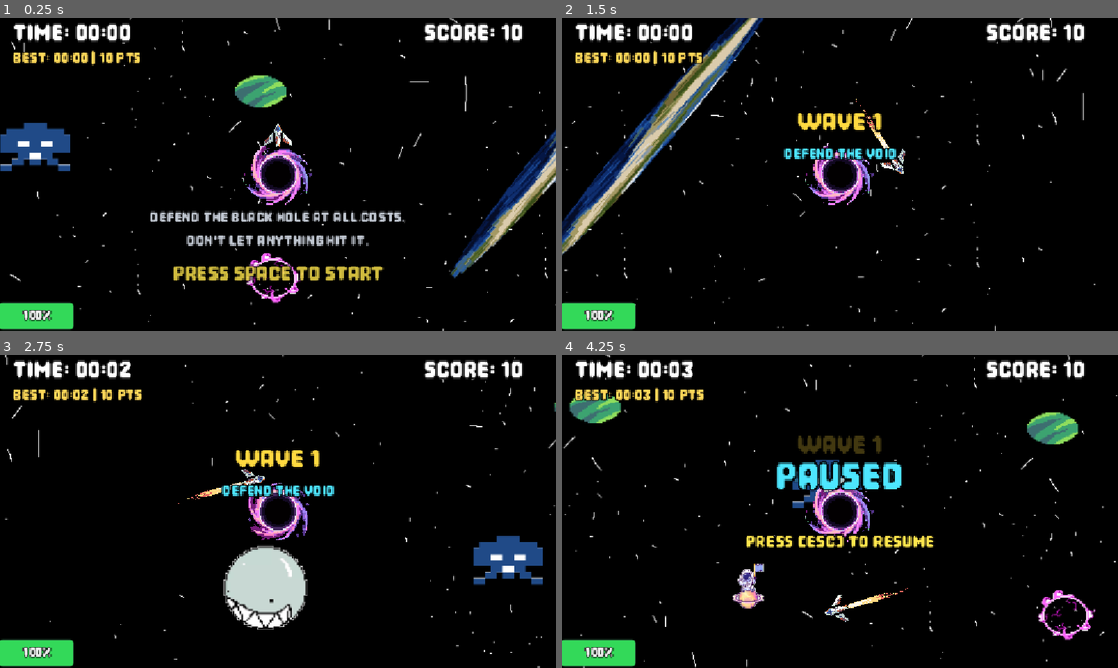
Above: before the commit, frames 1-4 (two rows, left to right).
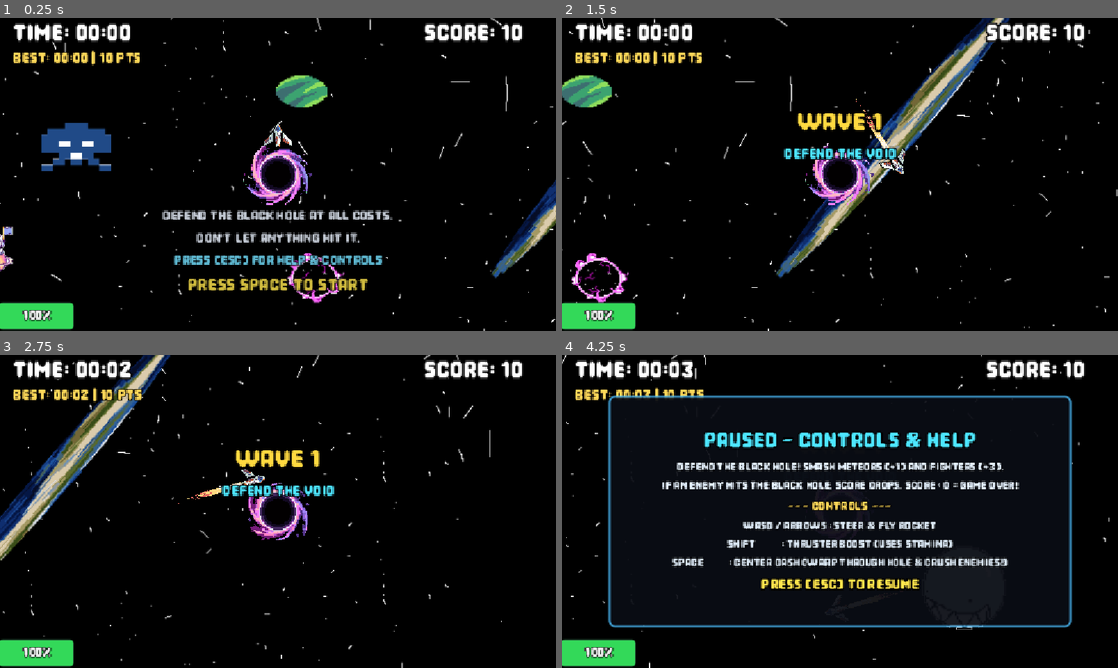
Above: after the commit, the same moments.

Repository: Fila2224/bounce-back
Game: Godot game, scene res://scenes/main_scene.tscn
Same seed, same stepped clock (60 frames per second), same inputs: the game is played once before the commit and once after it. Sound files missing from this copy of the repository are replaced by a short silence.
Inputs:
- Up to frame 1 (0.25 s): no input
- Up to frame 2 (1.5 s): tap Space (blip) at 0.5 s; hold D (right) 0.53-1.28 s; hold Space (blip) 0.53-1.28 s; hold S (down) from 1.28 s (still down); tap Shift (speed) at 1.35 s
- Up to frame 3 (2.75 s): release S (down) at 2.03 s; hold D (right) from 2.03 s (still down); hold Space (blip) from 2.03 s (still down)
- Up to frame 4 (4.25 s): release D (right) at 2.78 s; release Space (blip) at 2.78 s; hold Up (up) 2.78-3.53 s; tap Shift (speed) at 2.85 s; hold Left (left) from 3.53 s (still down); hold Space (blip) from 3.53 s (still down); tap Escape (pause) at 4.15 s

The runs differ from the first frame. In frame 1, 14% of the frame differs, in the area x 0-100%, y 0-100%; in frame 2, 12%; in frame 3, 9.5%; in frame 4, 19%.

Commit message:
finallyfinalfinal

Diff:
--- a/scenes/main_scene.tscn
+++ b/scenes/main_scene.tscn
@@ -16,6 +16,18 @@
 data = PackedByteArray("cW9hZgAAPEoBAKxEFAAIGAAAAAAAAAAAAAAAAOAAQAD1v1GQCGiGiH4BTAIDRIID8EfAhotBgBqOUGgwCUwCCPIBO7QJCss …(8283 unchanged characters)…
 format = 3
 
+[sub_resource type="StyleBoxFlat" id="StyleBoxFlat_pause"]
+bg_color = Color(0.04, 0.05, 0.08, 0.94)
+border_width_left = 2
+border_width_top = 2
+border_width_right = 2
+border_width_bottom = 2
+border_color = Color(0.3, 0.75, 1, 0.8)
+corner_radius_top_left = 6
+corner_radius_top_right = 6
+corner_radius_bottom_right = 6
+corner_radius_bottom_left = 6
+
 [node name="main_scene" type="Node2D" unique_id=1816151201]
 script = ExtResource("6_main")
 
@@ -69,44 +81,55 @@
 anchor_right = 0.5
 anchor_bottom = 0.5
 offset_left = -280.0
-offset_top = 35.0
+offset_top = 32.0
 offset_right = 280.0
-offset_bottom = 125.0
-grow_horizontal = 2
-grow_vertical = 2
-
-[node name="MissionLabel" type="Label" parent="StartUI" unique_id=2039122001]
-texture_filter = 1
-layout_mode = 1
-anchors_preset = 10
+offset_bottom = 130.0
+grow_horizontal = 2
+grow_vertical = 2
+
+[node name="VBoxContainer" type="VBoxContainer" parent="StartUI" unique_id=2039122002]
+layout_mode = 1
+anchors_preset = 15
 anchor_right = 1.0
-offset_bottom = 44.0
-grow_horizontal = 2
+anchor_bottom = 1.0
+grow_horizontal = 2
+grow_vertical = 2
+theme_override_constants/separation = 3
+alignment = 1
+
+[node name="MissionLabel" type="Label" parent="StartUI/VBoxContainer" unique_id=2039122001]
+texture_filter = 1
+layout_mode = 2
 theme_override_colors/font_color = Color(0.92, 0.95, 1, 1)
 theme_override_colors/font_outline_color = Color(0, 0, 0, 1)
-theme_override_constants/outline_size = 6
-theme_override_fonts/font = ExtResource("2_18nlu")
-theme_override_font_sizes/font_size = 20
+theme_override_constants/outline_size = 5
+theme_override_fonts/font = ExtResource("2_18nlu")
+theme_override_font_sizes/font_size = 18
 text = "Defend the black hole at all costs.
 Don't let anything hit it."
 horizontal_alignment = 1
 vertical_alignment = 1
 
-[node name="StartLabel" type="Label" parent="StartUI" unique_id=2039122000]
-texture_filter = 1
-layout_mode = 1
-anchors_preset = 12
-anchor_top = 1.0
-anchor_right = 1.0
-anchor_bottom = 1.0
-offset_top = -42.0
-grow_horizontal = 2
-grow_vertical = 0
+[node name="ControlsLabel" type="Label" parent="StartUI/VBoxContainer" unique_id=2039122003]
+texture_filter = 1
+layout_mode = 2
+theme_override_colors/font_color = Color(0.45, 0.88, 1, 1)
+theme_override_colors/font_outline_color = Color(0, 0, 0, 1)
+theme_override_constants/outline_size = 5
+theme_override_fonts/font = ExtResource("2_18nlu")
+theme_override_font_sizes/font_size = 18
+text = "Press [ESC] for Help & Controls"
+horizontal_alignment = 1
+vertical_alignment = 1
+
+[node name="StartLabel" type="Label" parent="StartUI/VBoxContainer" unique_id=2039122000]
+texture_filter = 1
+layout_mode = 2
 theme_override_colors/font_color = Color(1, 0.9, 0.3, 1)
 theme_override_colors/font_outline_color = Color(0, 0, 0, 1)
 theme_override_constants/outline_size = 6
 theme_override_fonts/font = ExtResource("2_18nlu")
-theme_override_font_sizes/font_size = 28
+theme_override_font_sizes/font_size = 24
 text = "Press SPACE to Start"
 horizontal_alignment = 1
 vertical_alignment = 1
@@ -139,7 +162,7 @@
 [node name="Parallax2D" type="Parallax2D" parent="." unique_id=2082381734]
 z_index = -10
 repeat_size = Vector2(1805, 0)
-autoscroll = Vector2(-400, 0)
+autoscroll = Vector2(-230, 0)
 repeat_times = 3
 
 [node name="background" type="Sprite2D" parent="Parallax2D" unique_id=130910052]
@@ -289,50 +312,91 @@
 anchor_top = 0.5
 anchor_right = 0.5
 anchor_bottom = 0.5
-offset_left = -160.0
-offset_top = -60.0
-offset_right = 160.0
-offset_bottom = 60.0
+offset_left = -240.0
+offset_top = -120.0
+offset_right = 240.0
+offset_bottom = 120.0
 grow_horizontal = 2
 grow_vertical = 2
 script = ExtResource("12_pause")
 
-[node name="Title" type="Label" parent="PauseUI" unique_id=1418293046]
-texture_filter = 1
-layout_mode = 1
-anchors_preset = 5
-anchor_left = 0.5
-anchor_right = 0.5
-offset_left = -160.0
-offset_right = 160.0
-offset_bottom = 50.0
-grow_horizontal = 2
+[node name="Panel" type="Panel" parent="PauseUI" unique_id=1418293048]
+layout_mode = 1
+anchors_preset = 15
+anchor_right = 1.0
+anchor_bottom = 1.0
+grow_horizontal = 2
+grow_vertical = 2
+theme_override_styles/panel = SubResource("StyleBoxFlat_pause")
+
+[node name="VBoxContainer" type="VBoxContainer" parent="PauseUI" unique_id=1418293049]
+layout_mode = 1
+anchors_preset = 15
+anchor_right = 1.0
+anchor_bottom = 1.0
+offset_left = 12.0
+offset_top = 8.0
+offset_right = -12.0
+offset_bottom = -8.0
+grow_horizontal = 2
+grow_vertical = 2
+theme_override_constants/separation = 4
+alignment = 1
+
+[node name="Title" type="Label" parent="PauseUI/VBoxContainer" unique_id=1418293046]
+texture_filter = 1
+layout_mode = 2
 theme_override_colors/font_color = Color(0.3, 0.9, 1, 1)
 theme_override_colors/font_outline_color = Color(0, 0, 0, 1)
-theme_override_constants/outline_size = 8
-theme_override_fonts/font = ExtResource("2_18nlu")
-theme_override_font_sizes/font_size = 52
-text = "PAUSED"
-horizontal_alignment = 1
-
-[node name="ResumeLabel" type="Label" parent="PauseUI" unique_id=1418293047]
-texture_filter = 1
-layout_mode = 1
-anchors_preset = 7
-anchor_left = 0.5
-anchor_top = 1.0
-anchor_right = 0.5
-anchor_bottom = 1.0
-offset_left = -160.0
-offset_top = -40.0
-offset_right = 160.0
-offset_bottom = -10.0
-grow_horizontal = 2
-grow_vertical = 0
+theme_override_constants/outline_size = 6
+theme_override_fonts/font = ExtResource("2_18nlu")
+theme_override_font_sizes/font_size = 30
+text = "PAUSED - CONTROLS & HELP"
+horizontal_alignment = 1
+
+[node name="Objective" type="Label" parent="PauseUI/VBoxContainer" unique_id=1418293050]
+texture_filter = 1
+layout_mode = 2
+theme_override_colors/font_color = Color(0.9, 0.95, 1, 1)
+theme_override_colors/font_outline_color = Color(0, 0, 0, 1)
+theme_override_constants/outline_size = 4
+theme_override_fonts/font = ExtResource("2_18nlu")
+theme_override_font_sizes/font_size = 15
+text = "Defend the black hole! Smash meteors (+1) and fighters (+3).
+If an enemy hits the black hole, score drops. Score < 0 = Game Over!"
+horizontal_alignment = 1
+
+[node name="ControlsHeader" type="Label" parent="PauseUI/VBoxContainer" unique_id=1418293051]
+texture_filter = 1
+layout_mode = 2
+theme_override_colors/font_color = Color(1, 0.85, 0.35, 1)
+theme_override_colors/font_outline_color = Color(0, 0, 0, 1)
+theme_override_constants/outline_size = 5
+theme_override_fonts/font = ExtResource("2_18nlu")
+theme_override_font_sizes/font_size = 17
+text = "--- CONTROLS ---"
+horizontal_alignment = 1
+
+[node name="ControlsList" type="Label" parent="PauseUI/VBoxContainer" unique_id=1418293052]
+texture_filter = 1
+layout_mode = 2
+theme_override_colors/font_color = Color(0.85, 0.9, 0.95, 1)
+theme_override_colors/font_outline_color = Color(0, 0, 0, 1)
+theme_override_constants/outline_size = 4
+theme_override_fonts/font = ExtResource("2_18nlu")
+theme_override_font_sizes/font_size = 15
+text = "WASD / ARROWS : Steer & fly rocket
+SHIFT          : Thruster Boost (uses stamina)
+SPACE          : Center Dash (warp through hole & crush enemies!)"
+horizontal_alignment = 1
+
+[node name="ResumeLabel" type="Label" parent="PauseUI/VBoxContainer" unique_id=1418293047]
+texture_filter = 1
+layout_mode = 2
 theme_override_colors/font_color = Color(1, 0.9, 0.3, 1)
 theme_override_colors/font_outline_color = Color(0, 0, 0, 1)
 theme_override_constants/outline_size = 6
 theme_override_fonts/font = ExtResource("2_18nlu")
-theme_override_font_sizes/font_size = 24
+theme_override_font_sizes/font_size = 20
 text = "Press [ESC] to Resume"
 horizontal_alignment = 1
--- a/scripts/main_scene.gd
+++ b/scripts/main_scene.gd
@@ -157,18 +157,19 @@
 			get_tree().reload_current_scene()
 		return
 
+	if event.is_action_pressed("pause") or (event is InputEventKey and event.pressed and event.keycode == KEY_ESCAPE):
+		toggle_pause()
+		get_viewport().set_input_as_handled()
+		return
+
 	if not is_game_started:
 		if event.is_action_pressed("blip") or (event is InputEventKey and event.pressed and event.keycode == KEY_SPACE):
 			start_game()
 			get_viewport().set_input_as_handled()
 		return
 
-	if event.is_action_pressed("pause") or (event is InputEventKey and event.pressed and event.keycode == KEY_ESCAPE):
-		toggle_pause()
-		get_viewport().set_input_as_handled()
-
 func toggle_pause() -> void:
-	if is_game_over or not is_game_started:
+	if is_game_over:
 		return
 	var new_paused := not get_tree().paused
 	get_tree().paused = new_paused
